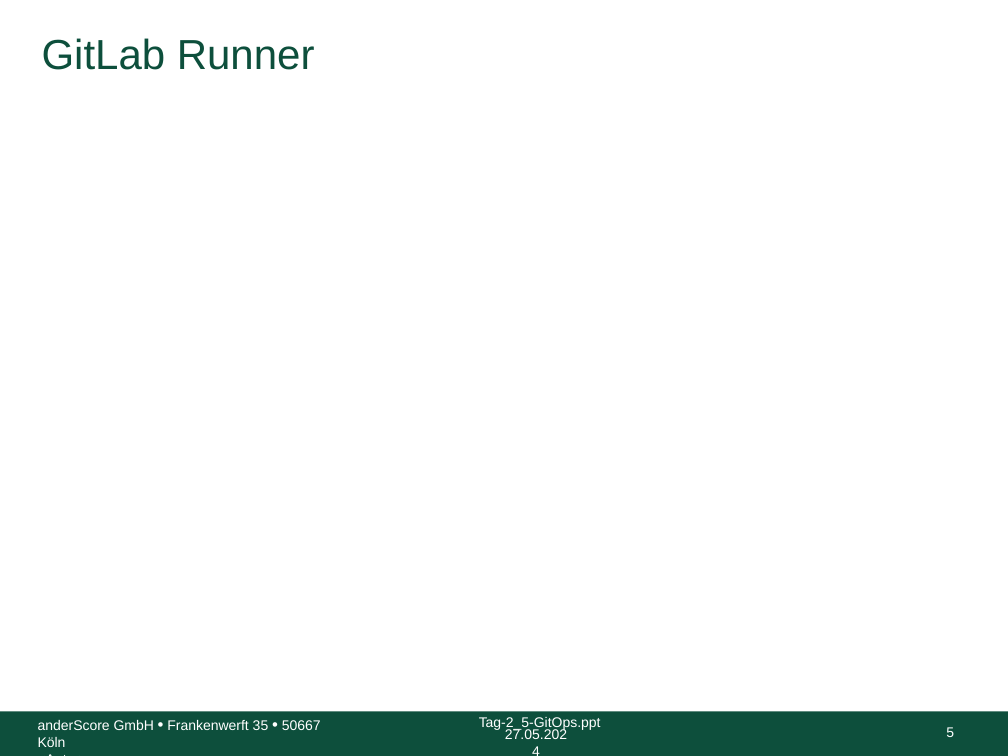
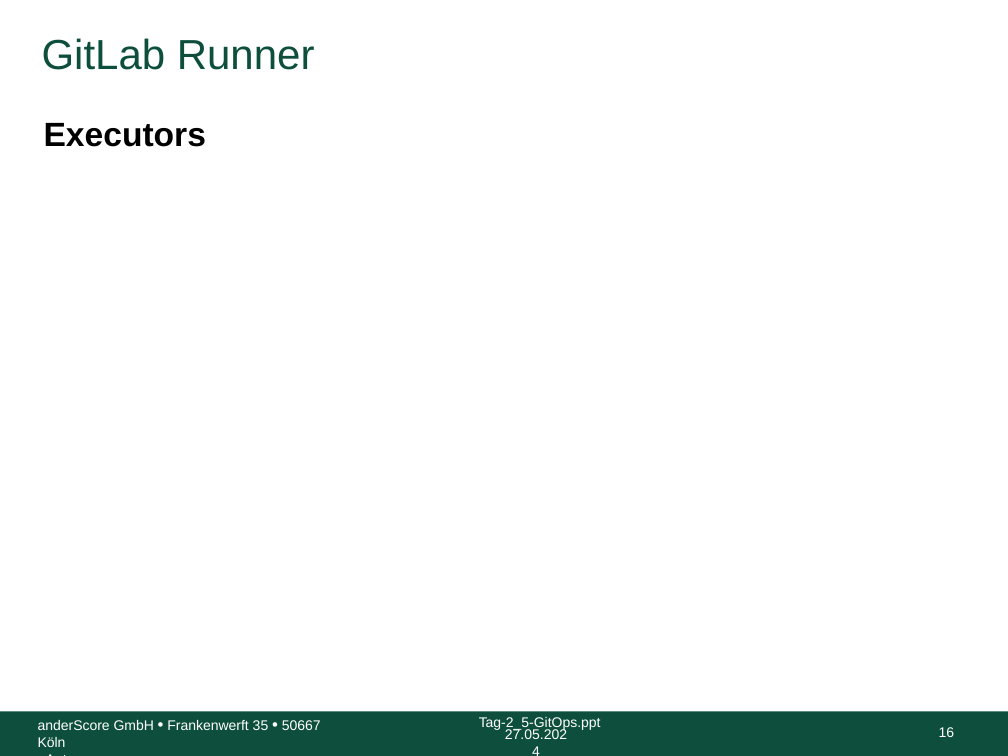
Before and after one commit to anderscore-gmbh/gitlab, a slide deck: slide 16 of slides/Tag-3_2-GitLab-Runner-Container-Registry.pptx (slide 5 before the commit). Drawn at 1008x756 pixels with LibreOffice and Linux fonts; fonts in the diff are those of the drawing; background and template pictures are left out. Boxes give left, top, right and bottom in pixels: in the first picture for what was removed or moved away, otherwise in the second. Text is boxed around its words. In the diff, an @@ line names an element or a change of style, - is before the commit and + after.

```diff
--- a/slides/Tag-3_2-GitLab-Runner-Container-Registry.pptx
+++ b/slides/Tag-3_2-GitLab-Runner-Container-Registry.pptx
@@ text added at (44,123,206,147), 24 pt, text #000000, bold @@
+Executors
@@ page number at (939,727,955,737): text changed @@
-5
+16
```
Also in this commit, not shown: 14 slides added, 1 slide removed, 10 other files.
